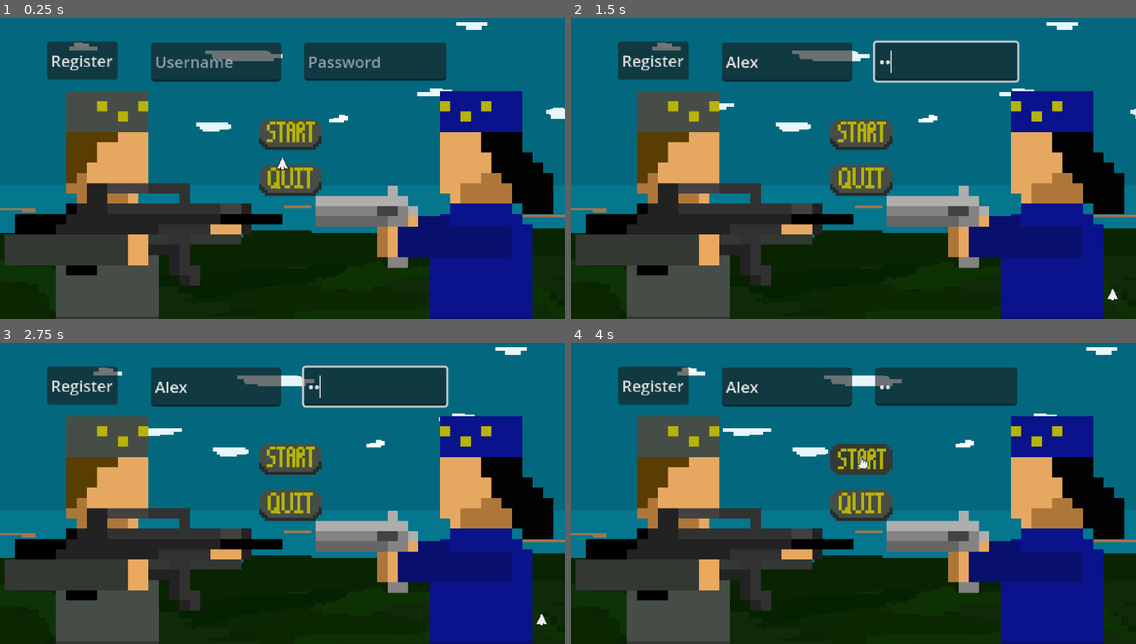
Above: before the commit, frames 1-4 (two rows, left to right).
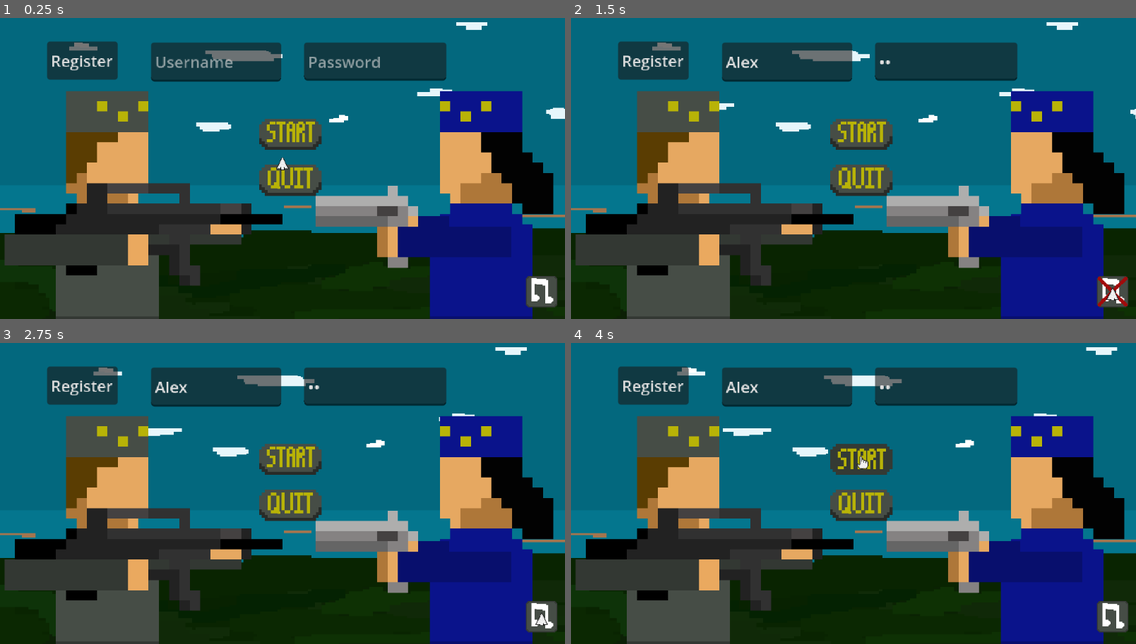
Above: after the commit, the same moments.

Repository: NevenIlincic/Commanders-Defense
Game: Godot game, scene res://Scenes/Main_Menu.tscn
Two runs of this game, one before a commit and one after it. Both use one fixed random seed, a clock stepped at 60 frames per second and the inputs below.
Inputs (mouse positions are in pixels of both pictures, inside the frame that each line leads up to):
- Up to frame 1 (0.25 s): no input
- Up to frame 2 (1.5 s): click (785, 63) at 0.52 s; type "Alex" at 0.6 s; click (943, 60) at 0.75 s; type "12" at 0.83 s; click (1113, 291) at 1.27 s
- Up to frame 3 (2.75 s): click (542, 616) at 2.02 s
- Up to frame 4 (4 s): click (859, 460) at 2.75 s; click (859, 460) at 3.5 s

The runs differ from the first frame. In frame 1, 0.6% of the frame differs, in the area x 93-99%, y 85-97%; in frame 2, 1.1%, in the area x 53-99%, y 7-97%; in frame 3, 1.1%; in frame 4, 0.6%.

Commit message:
[ADD] Muting/Unmuting background music

Diff:
--- a/Godot/Scenes/Lobby/Lobby.tscn
+++ b/Godot/Scenes/Lobby/Lobby.tscn
@@ -241,7 +241,7 @@
 layout_mode = 2
 text = "Map:"
 
-[node name="Left_Button" type="TextureButton" parent="Selected_Map"]
+[node name="Select_Map_Left_Button" type="TextureButton" parent="Selected_Map"]
 texture_filter = 1
 texture_repeat = 1
 layout_mode = 2
@@ -255,7 +255,7 @@
 layout_mode = 2
 text = "MAP NAME"
 
-[node name="Right_Button" type="TextureButton" parent="Selected_Map"]
+[node name="Select_Map_Right_Button" type="TextureButton" parent="Selected_Map"]
 texture_filter = 1
 texture_repeat = 1
 layout_mode = 2
@@ -398,7 +398,15 @@
 [connection signal="mouse_entered" from="Start_Lobby_Button" to="." method="_on_start_lobby_button_mouse_entered"]
 [connection signal="mouse_exited" from="Start_Lobby_Button" to="." method="_on_start_lobby_button_mouse_exited"]
 [connection signal="pressed" from="Start_Lobby_Button" to="." method="_on_start_lobby_button_pressed"]
+[connection signal="mouse_entered" from="Selected_Map/Select_Map_Left_Button" to="." method="_on_select_map_left_button_mouse_entered"]
+[connection signal="mouse_exited" from="Selected_Map/Select_Map_Left_Button" to="." method="_on_select_map_left_button_mouse_exited"]
+[connection signal="mouse_entered" from="Selected_Map/Select_Map_Right_Button" to="." method="_on_select_map_right_button_mouse_entered"]
+[connection signal="mouse_exited" from="Selected_Map/Select_Map_Right_Button" to="." method="_on_select_map_right_button_mouse_exited"]
+[connection signal="mouse_entered" from="Tower_Health_Settings/Left_Button" to="." method="_on_left_button_mouse_entered"]
+[connection signal="mouse_exited" from="Tower_Health_Settings/Left_Button" to="." method="_on_left_button_mouse_exited"]
 [connection signal="pressed" from="Tower_Health_Settings/Left_Button" to="." method="_on_left_button_pressed"]
+[connection signal="mouse_entered" from="Tower_Health_Settings/Right_Button" to="." method="_on_right_button_mouse_entered"]
+[connection signal="mouse_exited" from="Tower_Health_Settings/Right_Button" to="." method="_on_right_button_mouse_exited"]
 [connection signal="pressed" from="Tower_Health_Settings/Right_Button" to="." method="_on_right_button_pressed"]
 [connection signal="mouse_entered" from="Leave_Lobby_Button" to="." method="_on_leave_lobby_button_mouse_entered"]
 [connection signal="mouse_exited" from="Leave_Lobby_Button" to="." method="_on_leave_lobby_button_mouse_exited"]
@@ -406,8 +414,8 @@
 [connection signal="mouse_entered" from="Message_Input" to="." method="_on_message_input_mouse_entered"]
 [connection signal="mouse_exited" from="Message_Input" to="." method="_on_message_input_mouse_exited"]
 [connection signal="text_submitted" from="Message_Input" to="." method="_on_message_input_text_submitted"]
-[connection signal="mouse_entered" from="FFA_Players_To_Kill_Settings/Players_To_Kill_Left_Button" to="." method="_on_left_button_mouse_entered"]
-[connection signal="mouse_exited" from="FFA_Players_To_Kill_Settings/Players_To_Kill_Left_Button" to="." method="_on_left_button_mouse_exited"]
+[connection signal="mouse_entered" from="FFA_Players_To_Kill_Settings/Players_To_Kill_Left_Button" to="." method="_on_players_to_kill_left_button_mouse_entered"]
+[connection signal="mouse_exited" from="FFA_Players_To_Kill_Settings/Players_To_Kill_Left_Button" to="." method="_on_players_to_kill_left_button_mouse_exited"]
 [connection signal="pressed" from="FFA_Players_To_Kill_Settings/Players_To_Kill_Left_Button" to="." method="_on_players_to_kill_left_button_pressed"]
 [connection signal="mouse_entered" from="FFA_Players_To_Kill_Settings/Players_To_Kill_Right_Button" to="." method="_on_right_button_mouse_entered"]
 [connection signal="mouse_exited" from="FFA_Players_To_Kill_Settings/Players_To_Kill_Right_Button" to="." method="_on_right_button_mouse_exited"]
--- a/Godot/Scenes/Lobby/lobby.gd
+++ b/Godot/Scenes/Lobby/lobby.gd
@@ -36,8 +36,8 @@
 
 #SELECTED MAP
 @onready var map_name_label: Label = $Selected_Map/Map_Name_Label
-@onready var map_left_button: TextureButton = $Selected_Map/Left_Button
-@onready var map_right_button: TextureButton = $Selected_Map/Right_Button
+@onready var select_map_left_button: TextureButton = $Selected_Map/Select_Map_Left_Button
+@onready var select_map_right_button: TextureButton = $Selected_Map/Select_Map_Right_Button
 
 #TOWER SETTINGS
 @onready var tower_hp_amount_label: Label = $Tower_Health_Settings/Tower_HP_Amount_Label
@@ -133,8 +133,8 @@
 
 func set_host_elements_visible():
 	if IS_HOST:
-		map_left_button.visible = true
-		map_right_button.visible = true
+		select_map_left_button.visible = true
+		select_map_right_button.visible = true
 		start_lobby_button.visible = true
 		if LevelManager.CURRENT_LEVEL_GAME_MODE == "TOWERS":
 			tower_left_button.visible = true
@@ -145,8 +145,8 @@
 			players_to_kill_left_button.visible = true
 			players_to_kill_right_button.visible = true
 	else:
-		map_left_button.visible = false
-		map_right_button.visible = false
+		select_map_left_button.visible = false
+		select_map_right_button.visible = false
 		tower_left_button.visible = false
 		tower_right_button.visible = false
 		start_lobby_button.visible = false
@@ -263,8 +263,8 @@
 
 func hide_only_host_visible_elements():
 	start_lobby_button.visible = false
-	map_left_button.visible = false
-	map_right_button.visible = false
+	select_map_left_button.visible = false
+	select_map_right_button.visible = false
 	tower_left_button.visible = false
 	tower_right_button.visible = false
 
@@ -339,13 +339,11 @@
 
 func _on_left_button_mouse_entered() -> void:
 	CustomCursor.set_pointer_cursor_visible()
-
 func _on_left_button_mouse_exited() -> void:
 	CustomCursor.set_regular_cursor_visible()
 
 func _on_right_button_mouse_entered() -> void:
 	CustomCursor.set_pointer_cursor_visible()
-
 func _on_right_button_mouse_exited() -> void:
 	CustomCursor.set_regular_cursor_visible()
 
@@ -366,6 +364,21 @@
 	LevelManager.FFA_KILLS_TO_WIN = ffa_kills_to_win
 	MyHttpHandler.change_kills_for_win(ffa_kills_to_win)
 
-
 func _on_join_button_pressed() -> void:
 	MyHttpHandler.join_started_lobby()
+
+func _on_players_to_kill_left_button_mouse_entered() -> void:
+	CustomCursor.set_pointer_cursor_visible()
+func _on_players_to_kill_left_button_mouse_exited() -> void:
+	CustomCursor.set_regular_cursor_visible()
+
+
+func _on_select_map_left_button_mouse_entered() -> void:
+	CustomCursor.set_pointer_cursor_visible()
+func _on_select_map_left_button_mouse_exited() -> void:
+	CustomCursor.set_regular_cursor_visible()
+
+func _on_select_map_right_button_mouse_entered() -> void:
+	CustomCursor.set_pointer_cursor_visible()
+func _on_select_map_right_button_mouse_exited() -> void:
+	CustomCursor.set_regular_cursor_visible()
--- a/Godot/Scenes/Main_Menu.tscn
+++ b/Godot/Scenes/Main_Menu.tscn
@@ -18,6 +18,10 @@
 [ext_resource type="Texture2D" uid="uid://b0sp18x5mtj31" path="res://Sprites/main menu/quit_button.png" id="16_ysyx0"]
 [ext_resource type="Texture2D" uid="uid://bkuj13un8dvw5" path="res://Sprites/main menu/quit_button_hovered.png" id="17_q855l"]
 [ext_resource type="AudioStream" uid="uid://bu855yvp42lqa" path="res://Sounds/Effects/Hover-Click.wav" id="18_q855l"]
+[ext_resource type="Texture2D" uid="uid://bipsa6vkfkq7s" path="res://Sprites/buttons/Music_Button_Regular.png" id="19_s36xt"]
+[ext_resource type="Texture2D" uid="uid://cd76dl08jmrcl" path="res://Sprites/buttons/Music_Button_Hovered.png" id="20_43bnc"]
+[ext_resource type="Texture2D" uid="uid://dxkbacvl2gql8" path="res://Sprites/buttons/Music_Button_Muted_Regular.png" id="21_w5jp5"]
+[ext_resource type="Texture2D" uid="uid://fhg2173ura7a" path="res://Sprites/buttons/Music_Button_Muted_Hovered.png" id="22_pj5sj"]
 
 [node name="MainMenu" type="Node2D"]
 script = ExtResource("1_s2uu6")
@@ -211,7 +215,6 @@
 text = "Register"
 
 [node name="Register_Menu_Elements" type="Node2D" parent="."]
-visible = false
 
 [node name="Register_Nickname_Input" type="LineEdit" parent="Register_Menu_Elements"]
 texture_filter = 1
@@ -263,6 +266,27 @@
 offset_bottom = 223.0
 text = "CLOSE
 "
+
+[node name="Music_Button" type="TextureButton" parent="."]
+texture_filter = 1
+texture_repeat = 1
+offset_left = 536.0
+offset_top = 280.0
+offset_right = 568.0
+offset_bottom = 312.0
+texture_normal = ExtResource("19_s36xt")
+texture_hover = ExtResource("20_43bnc")
+
+[node name="Music_Button_Muted" type="TextureButton" parent="."]
+visible = false
+texture_filter = 1
+texture_repeat = 1
+offset_left = 536.0
+offset_top = 280.0
+offset_right = 568.0
+offset_bottom = 312.0
+texture_normal = ExtResource("21_w5jp5")
+texture_hover = ExtResource("22_pj5sj")
 
 [connection signal="mouse_entered" from="Main_Menu_Elements/Start_Button" to="." method="_on_start_button_mouse_entered"]
 [connection signal="mouse_exited" from="Main_Menu_Elements/Start_Button" to="." method="_on_start_button_mouse_exited"]
@@ -272,6 +296,24 @@
 [connection signal="mouse_entered" from="Main_Menu_Elements/Quit_Button" to="." method="_on_quit_button_mouse_entered"]
 [connection signal="mouse_exited" from="Main_Menu_Elements/Quit_Button" to="." method="_on_quit_button_mouse_exited"]
 [connection signal="pressed" from="Main_Menu_Elements/Quit_Button" to="." method="_on_quit_button_pressed"]
+[connection signal="mouse_entered" from="Main_Menu_Elements/Main_Menu_Register_Button" to="." method="_on_main_menu_register_button_mouse_entered"]
+[connection signal="mouse_exited" from="Main_Menu_Elements/Main_Menu_Register_Button" to="." method="_on_main_menu_register_button_mouse_exited"]
 [connection signal="pressed" from="Main_Menu_Elements/Main_Menu_Register_Button" to="." method="_on_main_menu_register_button_pressed"]
+[connection signal="mouse_entered" from="Register_Menu_Elements/Register_Nickname_Input" to="." method="_on_register_nickname_input_mouse_entered"]
+[connection signal="mouse_exited" from="Register_Menu_Elements/Register_Nickname_Input" to="." method="_on_register_nickname_input_mouse_exited"]
+[connection signal="mouse_entered" from="Register_Menu_Elements/Register_Password_Input" to="." method="_on_register_password_input_mouse_entered"]
+[connection signal="mouse_exited" from="Register_Menu_Elements/Register_Password_Input" to="." method="_on_register_password_input_mouse_exited"]
+[connection signal="mouse_entered" from="Register_Menu_Elements/Register_Confirm_Password_Input" to="." method="_on_register_confirm_password_input_mouse_entered"]
+[connection signal="mouse_exited" from="Register_Menu_Elements/Register_Confirm_Password_Input" to="." method="_on_register_confirm_password_input_mouse_exited"]
+[connection signal="mouse_entered" from="Register_Menu_Elements/Register_Menu_Register_Button" to="." method="_on_register_menu_register_button_mouse_entered"]
+[connection signal="mouse_exited" from="Register_Menu_Elements/Register_Menu_Register_Button" to="." method="_on_register_menu_register_button_mouse_exited"]
 [connection signal="pressed" from="Register_Menu_Elements/Register_Menu_Register_Button" to="." method="_on_register_menu_register_button_pressed"]
+[connection signal="mouse_entered" from="Register_Menu_Elements/Register_Menu_Close_Button" to="." method="_on_register_menu_close_button_mouse_entered"]
+[connection signal="mouse_exited" from="Register_Menu_Elements/Register_Menu_Close_Button" to="." method="_on_register_menu_close_button_mouse_exited"]
 [connection signal="pressed" from="Register_Menu_Elements/Register_Menu_Close_Button" to="." method="_on_register_menu_close_button_pressed"]
+[connection signal="mouse_entered" from="Music_Button" to="." method="_on_music_button_mouse_entered"]
+[connection signal="mouse_exited" from="Music_Button" to="." method="_on_music_button_mouse_exited"]
+[connection signal="pressed" from="Music_Button" to="." method="_on_music_button_pressed"]
+[connection signal="mouse_entered" from="Music_Button_Muted" to="." method="_on_music_button_muted_mouse_entered"]
+[connection signal="mouse_exited" from="Music_Button_Muted" to="." method="_on_music_button_muted_mouse_exited"]
+[connection signal="pressed" from="Music_Button_Muted" to="." method="_on_music_button_muted_pressed"]
--- a/Godot/Scenes/main_menu.gd
+++ b/Godot/Scenes/main_menu.gd
@@ -14,13 +14,16 @@
 @onready var register_password_input: LineEdit = $Register_Menu_Elements/Register_Password_Input
 @onready var register_confirm_password_input: LineEdit = $Register_Menu_Elements/Register_Confirm_Password_Input
 
+#MUSIC BUTTON
+@onready var music_button: TextureButton = $Music_Button
+@onready var music_button_muted: TextureButton = $Music_Button_Muted
 
 
 @onready var hover_click_sound: AudioStreamPlayer2D = $"Hover-Click_Sound"
 # Called when the node enters the scene tree for the first time.
 func _ready() -> void:
 	Signals.CHANGE_TO_SCENE_SIGNAL.connect(change_scene)
-	#SoundHandler.play_background_music(SoundHandler.TI_SE_SAMO_USUDI)
+	SoundHandler.play_background_music(SoundHandler.TI_SE_SAMO_USUDI)
 	show_main_menu_elements()
 
 
@@ -75,6 +78,9 @@
 	show_register_menu_elements()
 
 func _on_register_menu_close_button_pressed() -> void:
+	register_nickname_input.clear()
+	register_password_input.clear()
+	register_confirm_password_input.clear()
 	show_main_menu_elements()
 
 func _on_register_menu_register_button_pressed() -> void:
@@ -88,3 +94,64 @@
 		return
 
 	MyHttpHandler.register(register_nickname_input.text, register_password_input.text)
+
+
+func _on_music_button_mouse_entered() -> void:
+	CustomCursor.set_pointer_cursor_visible()
+	hover_click_sound.play()
+
+func _on_music_button_mouse_exited() -> void:
+	CustomCursor.set_regular_cursor_visible()
+
+
+func _on_music_button_pressed() -> void:
+	music_button.visible = false
+	music_button_muted.visible = true
+	var bus_index = AudioServer.get_bus_index("Background Music")
+	AudioServer.set_bus_mute(bus_index, true)
+	hover_click_sound.play()
+
+func _on_music_button_muted_mouse_entered() -> void:
+	CustomCursor.set_pointer_cursor_visible()
+	hover_click_sound.play()
+
+func _on_music_button_muted_mouse_exited() -> void:
+	CustomCursor.set_regular_cursor_visible()
+
+func _on_music_button_muted_pressed() -> void:
+	music_button.visible = true
+	music_button_muted.visible = false
+	var bus_index = AudioServer.get_bus_index("Background Music")
+	AudioServer.set_bus_mute(bus_index, false)
+	hover_click_sound.play()
+
+func _on_main_menu_register_button_mouse_entered() -> void:
+	CustomCursor.set_pointer_cursor_visible()
+func _on_main_menu_register_button_mouse_exited() -> void:
+	CustomCursor.set_regular_cursor_visible()
+
+
+func _on_register_nickname_input_mouse_entered() -> void:
+	CustomCursor.set_pointer_cursor_visible()
+func _on_register_nickname_input_mouse_exited() -> void:
+	CustomCursor.set_regular_cursor_visible()
+
+func _on_register_password_input_mouse_entered() -> void:
+	CustomCursor.set_pointer_cursor_visible()
+func _on_register_password_input_mouse_exited() -> void:
+	CustomCursor.set_regular_cursor_visible()
+
+func _on_register_confirm_password_input_mouse_entered() -> void:
+	CustomCursor.set_pointer_cursor_visible()
+func _on_register_confirm_password_input_mouse_exited() -> void:
+	CustomCursor.set_regular_cursor_visible()
+
+func _on_register_menu_register_button_mouse_entered() -> void:
+	CustomCursor.set_pointer_cursor_visible()
+func _on_register_menu_register_button_mouse_exited() -> void:
+	CustomCursor.set_regular_cursor_visible()
+
+func _on_register_menu_close_button_mouse_entered() -> void:
+	CustomCursor.set_pointer_cursor_visible()
+func _on_register_menu_close_button_mouse_exited() -> void:
+	CustomCursor.set_regular_cursor_visible()
--- a/Godot/Scripts/Autoload/Network.gd
+++ b/Godot/Scripts/Autoload/Network.gd
@@ -43,7 +43,6 @@
 			print("Greška: Bind nije uspeo!")
 			return
 	INPUT_DATA = {
-		"type": "input",
 		"input_id": 0,
 		"move_left": false,
 		"move_right": false,
@@ -60,7 +59,6 @@
 	my_id = -1
 	my_nickname = ""
 	INPUT_DATA = {
-		"type": "input",
 		"input_id": 0,
 		"move_left": false,
 		"move_right": false,
--- a/Godot/Scripts/Autoload/Sound_Handler.gd
+++ b/Godot/Scripts/Autoload/Sound_Handler.gd
@@ -4,6 +4,8 @@
 const TI_SE_SAMO_USUDI = preload("res://Sounds/Music/Ti_Se_Samo_Usudi_Instrumental.mp3")
 
 var current_song: AudioStream
+
+var VOLUME: float = 30.0
 func _ready():
 	connect("finished", Callable(self, "_on_music_finished"))
 
--- a/Godot/project.godot
+++ b/Godot/project.godot
@@ -27,6 +27,7 @@
 
 [display]
 
+window/size/mode=3
 window/stretch/mode="canvas_items"
 window/stretch/scale=2.0
 
Not shown: 1 places in Godot/Scenes/Main_Menu.tscn that only renumber resources
Binary file added: Godot/Sprites/buttons/Music_Button_Hovered.png
Not shown, added: Godot/Sprites/buttons/Music_Button_Hovered.png.import
Binary file added: Godot/Sprites/buttons/Music_Button_Muted_Hovered.png
Not shown, added: Godot/Sprites/buttons/Music_Button_Muted_Hovered.png.import
Binary file added: Godot/Sprites/buttons/Music_Button_Muted_Regular.png
Not shown, added: Godot/Sprites/buttons/Music_Button_Muted_Regular.png.import
Binary file added: Godot/Sprites/buttons/Music_Button_Regular.png
Not shown, added: Godot/Sprites/buttons/Music_Button_Regular.png.import
